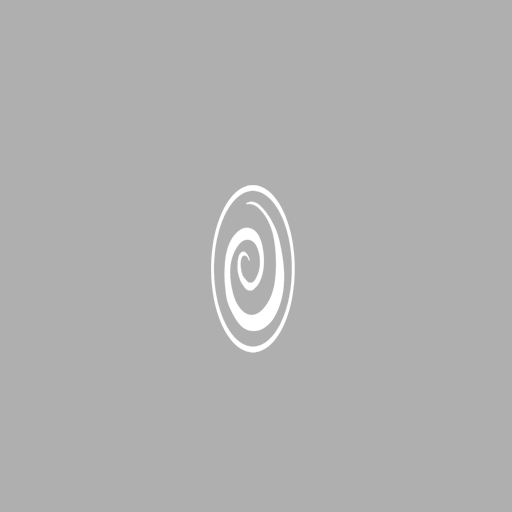
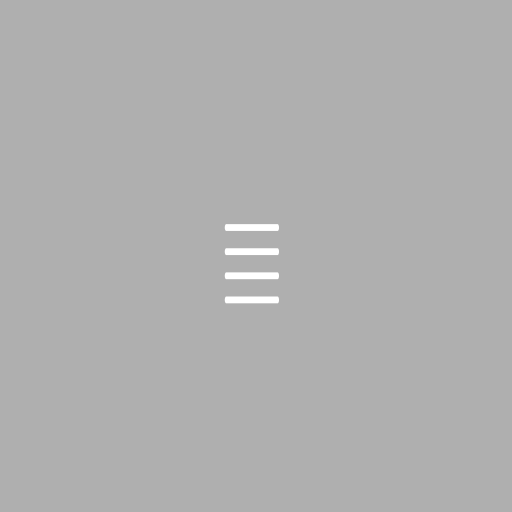
Layer changes from the first 512 × 512 image to the second:
added layer "Layer 11" above "Layer 8" over [left=224, top=224, right=279, bottom=304]
hid "Layer 1 copy 2", opacity 100% → 58%, moved it above "Layer 1 copy" over [left=211, top=185, right=295, bottom=353]
removed layer "Layer 5" over [left=211, top=185, right=295, bottom=353]
removed layer "Layer 3" over [left=212, top=185, right=295, bottom=349]
